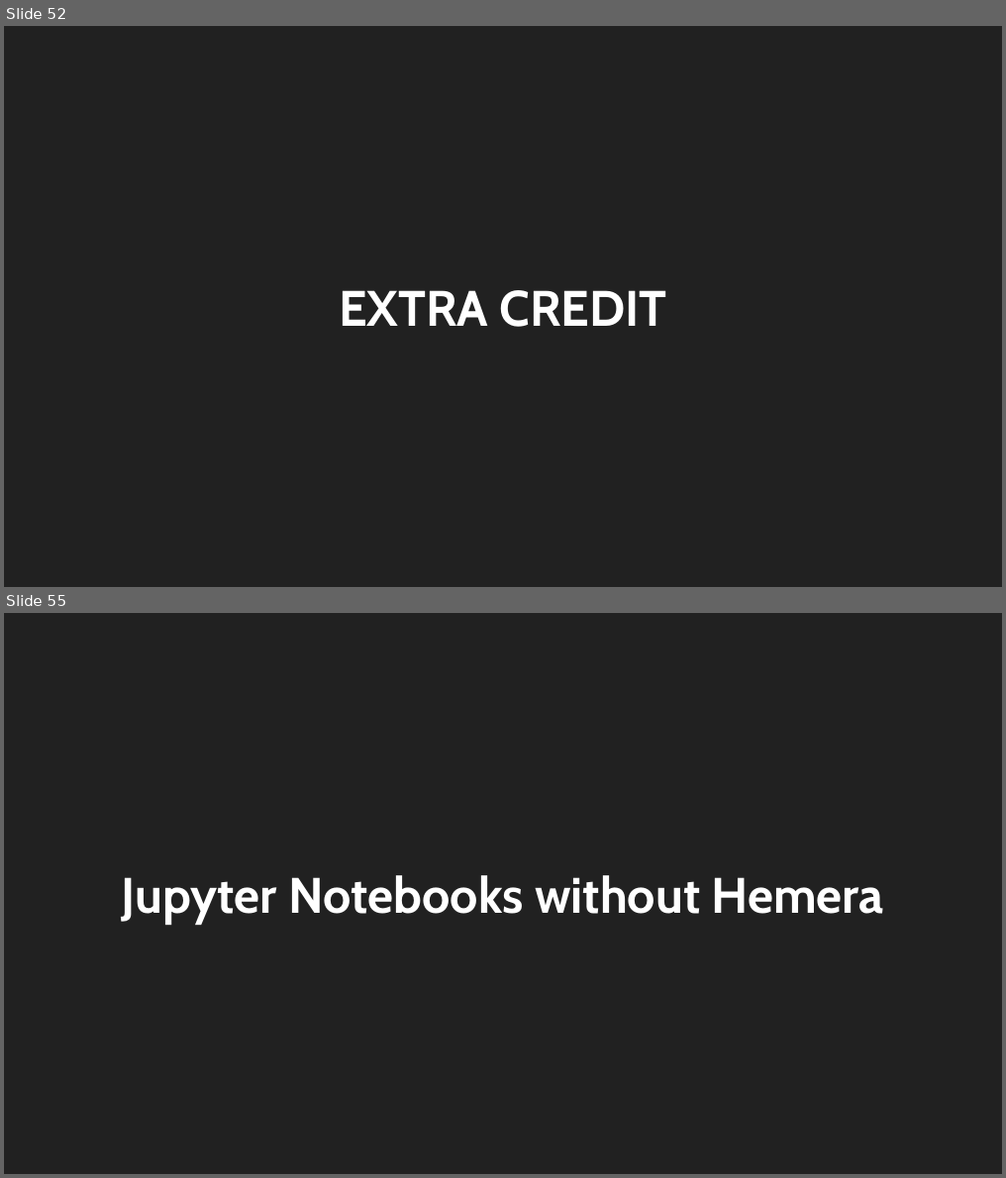
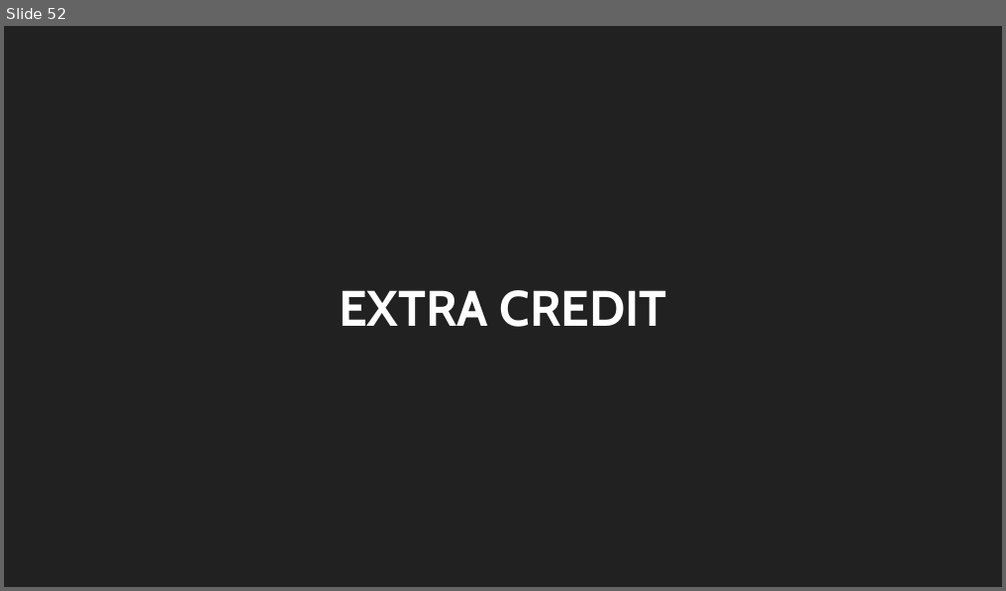
Before and after one commit to trendscenter/ClusterWorkshop, a slide deck: Introduction to the TReNDs Cluster.pptx. Shown one above the other, each under a label of ours: slides 52 and 55 before the commit, slide 52 after it; the slides between them are not shown. The pictures are 1006x1178 and 1006x591 pixels, drawn with LibreOffice and Linux fonts; fonts in the diff are those of the drawing. Boxes give left, top, right and bottom in pixels: in the first picture for what was removed or moved away, otherwise in the second. Text is boxed around its words. In the diff, an @@ line names an element or a change of style, - is before the commit and + after.

```diff
--- a/Introduction to the TReNDs Cluster.pptx
+++ b/Introduction to the TReNDs Cluster.pptx
@@ slide 55 removed at (4, 613, 1002, 1174), background #212121 @@
@@ title removed at (122, 875, 884, 924) @@
-Jupyter Notebooks without Hemera
```
Also in this commit, not shown: 3 slides changed, 6 slides added, 4 other slides removed, 1 other file.
